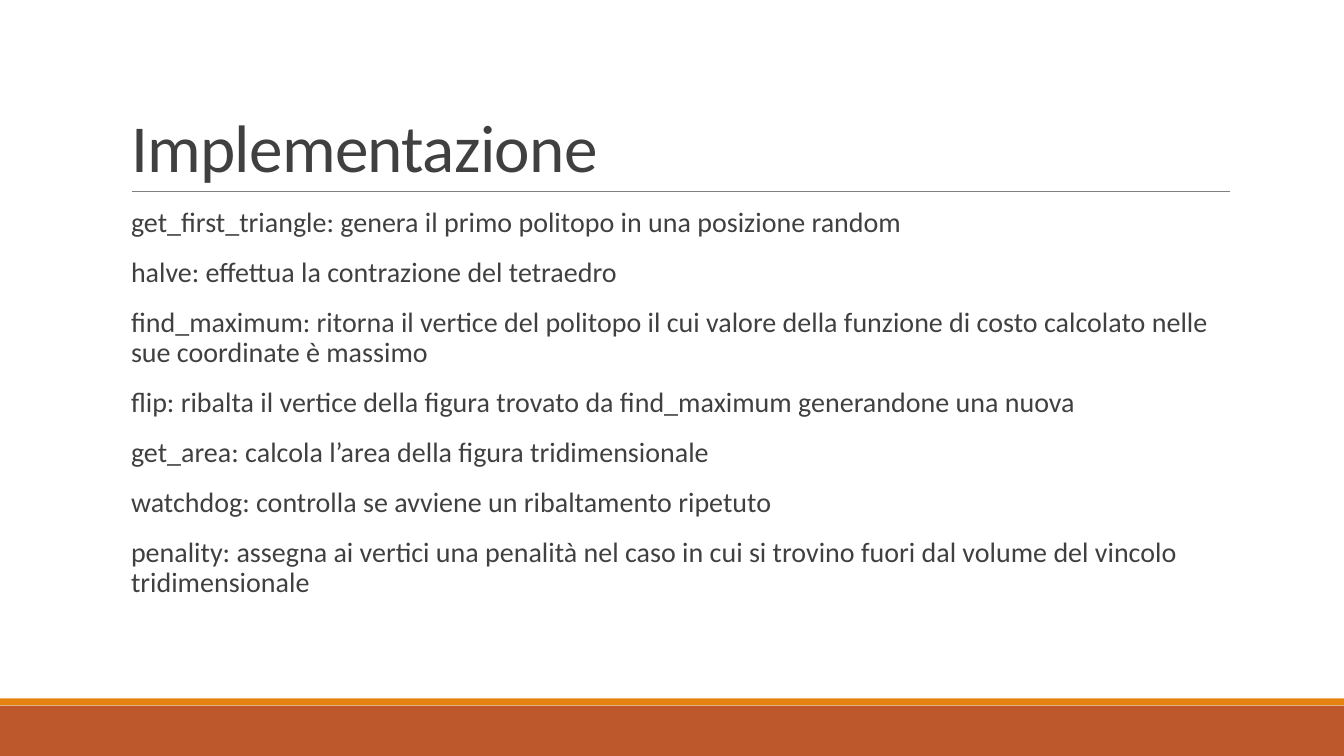
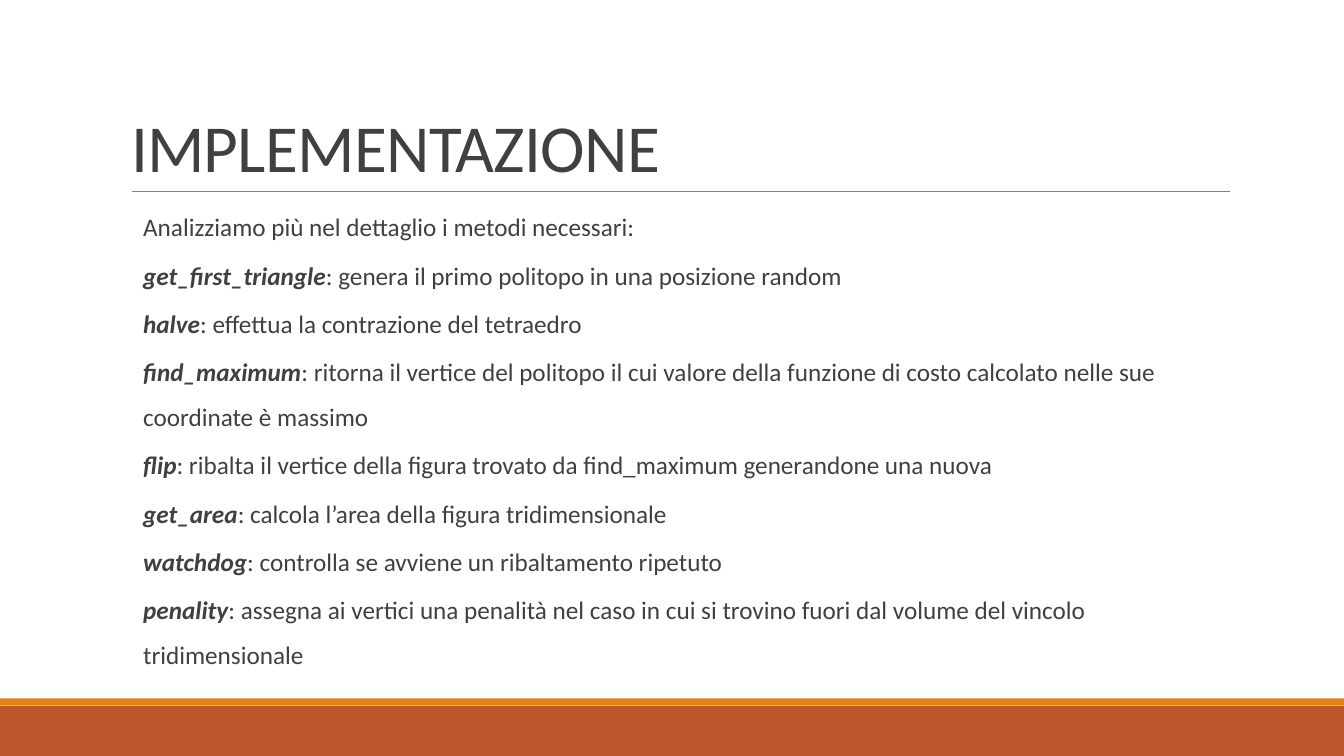
Before and after one commit to baldimario/Simplex, a slide deck: slide 9 of IDENTICAZIONE SISTEMA DI CARICHE PUNTIFORMI DA MISURE DI.pptx (slide 8 before the commit). Drawn at 1344x756 pixels with LibreOffice and Linux fonts; fonts in the diff are those of the drawing. Boxes give left, top, right and bottom in pixels: in the first picture for what was removed or moved away, otherwise in the second. Text is boxed around its words. In the diff, an @@ line names an element or a change of style, - is before the commit and + after.

```diff
--- a/IDENTICAZIONE SISTEMA DI CARICHE PUNTIFORMI DA MISURE DI.pptx
+++ b/IDENTICAZIONE SISTEMA DI CARICHE PUNTIFORMI DA MISURE DI.pptx
@@ title at box(131, 128, 660, 173): text changed @@
-Implementazione
+IMPLEMENTAZIONE
@@ text "Analizziamo più nel dettaglio i ...": place and size @@
-text "Analizziamo più nel dettaglio i ..." at box(131, 212, 1207, 592)
+text "Analizziamo più nel dettaglio i ..." at box(143, 218, 1155, 664)
@@ text at box(143, 218, 634, 241): paragraph added @@
+  Analizziamo più nel dettaglio i metodi necessari:
@@ text at box(143, 267, 1155, 664): size 20 to 18 pt; bold on, italic on in "get_first_triangle:", "halve:", "find_maximum:", "flip:" and 3 more places; bullet   to none; list level 1 to 2 in "get_first_triangle: genera il primo politopo ..."; line spacing 0.9 to 1.5; list level 1 to 2 in "halve: effettua la contrazione del ..."; list level 1 to 2 in "find_maximum: ritorna il vertice del ..."; list level 1 to 2 in "flip: ribalta il vertice della ..."; list level 1 to 2 in "get_area: calcola l’area della figura ..."; list level 1 to 2 in "watchdog: controlla se avviene un ..."; list level 1 to 2 in "penality: assegna ai vertici una ..." @@
```
Also in this commit, not shown: 7 other slides changed, 3 slides added, 2 slides removed, 2 other files.
